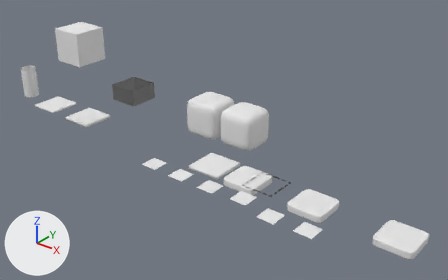
What one commit did to the Blender file working/blender/scene.blend.
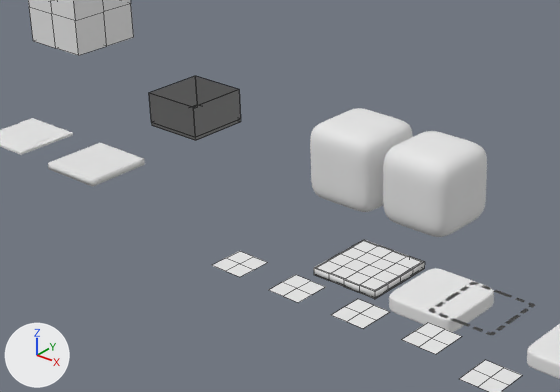
Each version appears first whole from a 50 mm lens placed at (14.89, -11.6, 8.03), pointed at (4.88, 0.91, 0.27), and next in a close-up on the part from 10% to 68% of the width and 15% to 80% of the height. Arrows for +X, +Y and +Z are at lower left; the lights stay in place. The close-ups show mesh edges as thin lines.

The older version as bpy lines, for what is in view:
```python
me_cube_003 = bpy.data.meshes.new('Cube.003')
me_cube_003.from_pydata([(0.0, 0.0, 0.0), (-0.25, 0.0, 0.0), (0.0, -0.25, 0.0), (-0.25, -0.25, 0.0), (0.0, 0.25, 0.0), (-0.25, 0.25, 0.0), (0.25, 0.0, 0.0), (0.25, -0.25, 0.0), (0.25, 0.25, 0.0)], [], [(8, 4, 0, 6), (4, 5, 1, 0), (0, 1, 3, 2), (6, 0, 2, 7)])
me_cube_003.polygons.foreach_set('use_smooth', [True] * 4)
me_cube_003.materials.append(mat_symbol)  # its picture is missing
me_cube_006 = bpy.data.meshes.new('Cube.006')
me_cube_006.from_pydata([(0.0, 0.0, 0.0), (-0.25, 0.0, 0.0), (0.25, 0.0, 0.0), (0.0, 0.25, 0.0), (-0.25, 0.25, 0.0), (0.25, 0.25, 0.0), (0.0, -0.25, 0.0), (-0.25, -0.25, 0.0), (0.25, -0.25, 0.0)], [], [(3, 4, 1, 0), (5, 3, 0, 2), (0, 1, 7, 6), (2, 0, 6, 8)])
me_cube_006.polygons.foreach_set('use_smooth', [True] * 4)
me_cube_006.materials.append(mat_symbol)  # its picture is missing
me_cube_015 = bpy.data.meshes.new('Cube.015')
me_cube_015.from_pydata(...)  # 57 vertices, 48 faces; spans x -0.5..0.5, y -0.5..0.5, z 0.0
me_cube_015.polygons.foreach_set('use_smooth', [True] * 48)
me_cube_015.materials.append(mat_tile)  # its picture is missing
ob_symbol2 = bpy.data.objects.new('Symbol2', me_cube_003)
ob_symbol2.location = (4.97, -1.03, 0.0)
ob_symbol5 = bpy.data.objects.new('Symbol5', me_cube_006)
ob_symbol5.location = (7.97, -1.19, 0.0)
ob_tileother = bpy.data.objects.new('TileOther', me_cube_015)
ob_tileother.location = (5.27, 0.0, 0.0)
_m = ob_tileother.modifiers.new('Solidify', 'SOLIDIFY')
_m.thickness = 0.1
_m.nonmanifold_thickness_mode = 'FIXED'
_m.nonmanifold_merge_threshold = 0.0003
# also in view: 'Tile.003' at (8.43, 0.0, -0.1); '_TileFrame' at (7.02, 0.0, 0.0); 'Symbol3' at (5.97, -1.01, 0.0); 'TileFrame' at (6.42, 0.0, -0.1); 'Token1' at (3.17, 2.38, 0.07)
```
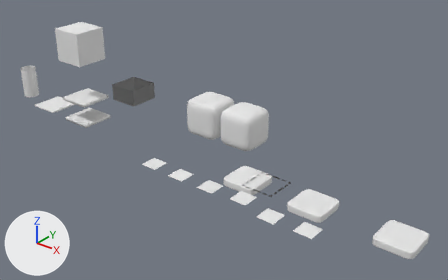
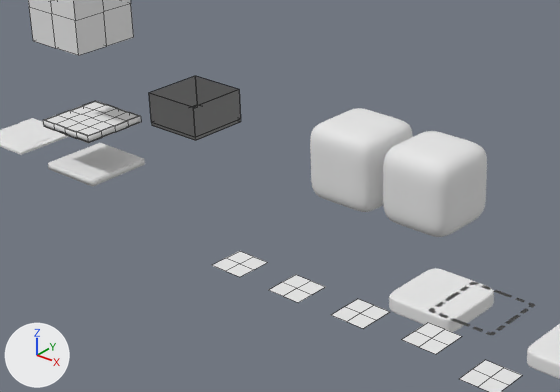
What the commit changed:
Object 'TileOther' (ob_tileother) moves from (5.27, 0.0, 0.0) to (0.0, 0.0, 0.68).

Boxes (x1, y1, x2, y2) around the edits, measured in the close-ups (560 x 392 px):
'TileOther', moved
    before: (314, 240, 425, 299)
    after: (43, 101, 141, 143)
